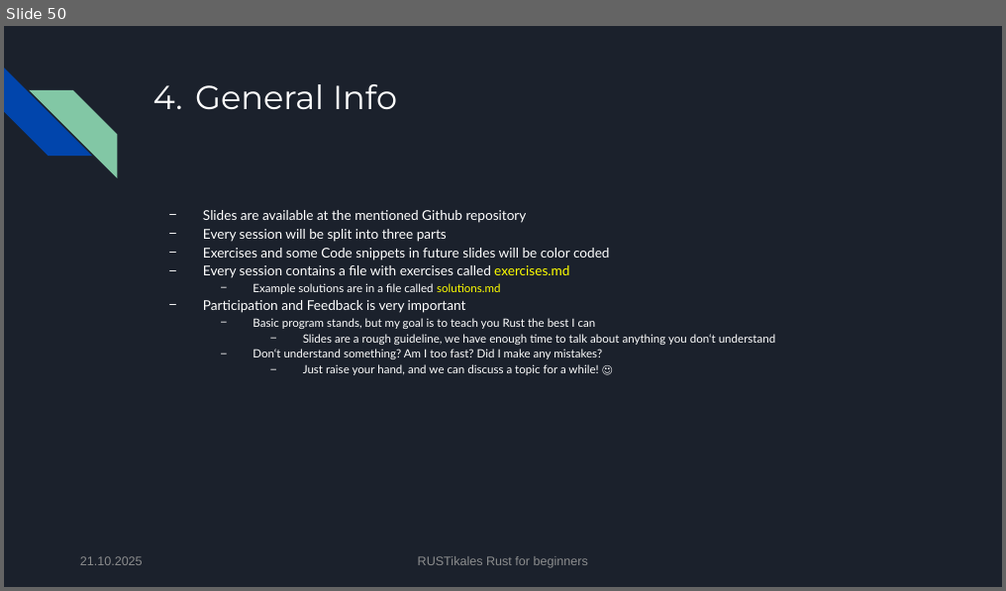
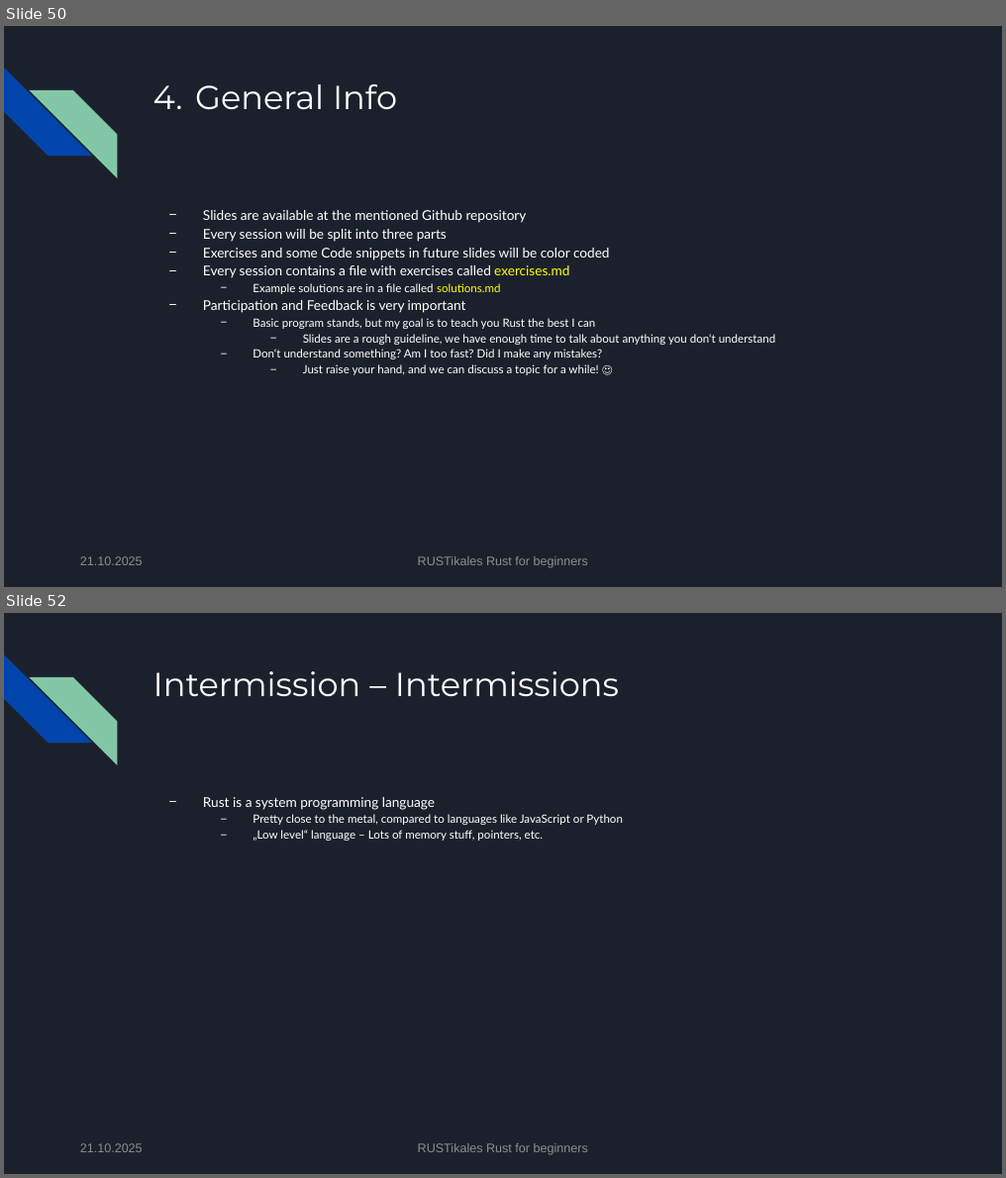
Before and after one commit to pfhaupt/progkurs, a slide deck: rust-beginner/01 - Installation/01 - original.pptx. Shown one above the other, each under a label of ours: slide 50 before the commit, slides 50 and 52 after it; the slides between them are not shown. The pictures are 1006x591 and 1006x1178 pixels, drawn with LibreOffice and Linux fonts; fonts in the diff are those of the drawing. Boxes give left, top, right and bottom in pixels: in the first picture for what was removed or moved away, otherwise in the second. Text is boxed around its words. In the diff, an @@ line names an element or a change of style, - is before the commit and + after.

Commit message:
[R-B-01] Update slides
- Add Intermission intermission

```diff
--- a/rust-beginner/01 - Installation/01 - original.pptx
+++ b/rust-beginner/01 - Installation/01 - original.pptx
@@ slide 52 added at (4, 613, 1002, 1174), background #1B212C; not listed: 2 template elements that a slide beside it also shows @@
@@ title added at (153, 671, 619, 696), 32 pt, text #FFFFFF @@
+Intermission – Intermissions
@@ text added at (203, 797, 623, 841), 11 pt, text #FFFFFF @@
+− Rust is a system programming language
+  − Pretty close to the metal, compared to languages like JavaScript or Python
+  − „Low level“ language – Lots of memory stuff, pointers, etc.
@@ text added at (80, 1144, 143, 1153), 12 pt, text #8D8D8F @@
+21.10.2025
@@ text added at (418, 1144, 588, 1156), 12 pt, text #8D8D8F @@
+RUSTikales Rust for beginners
```
Also in this commit, not shown: 3 other slides added, 1 other file.
